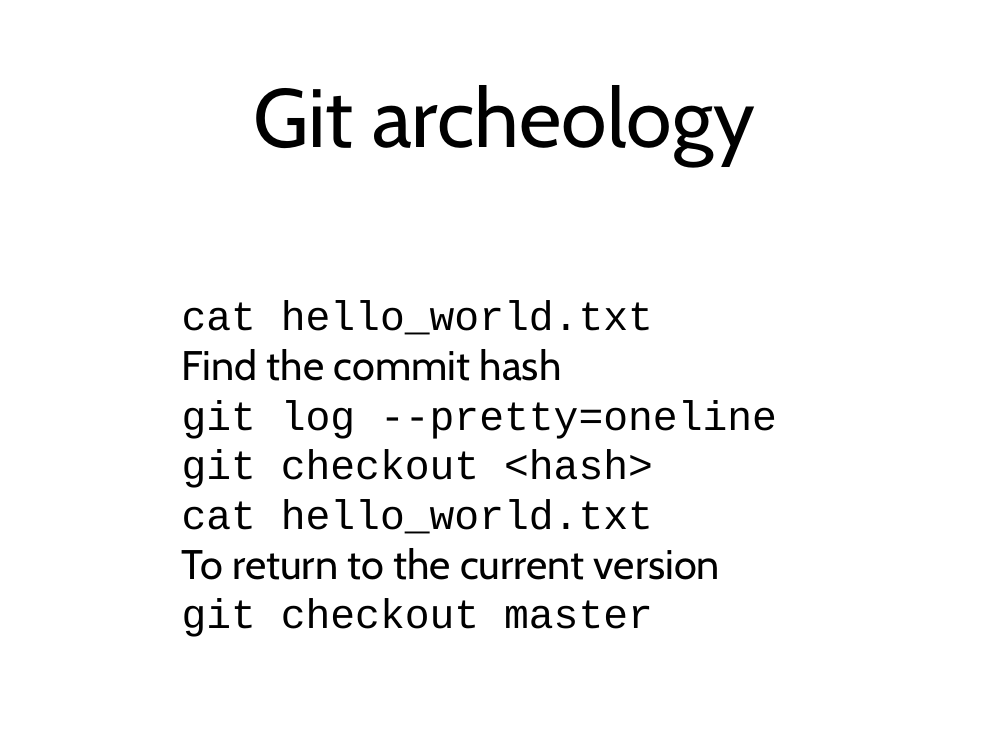
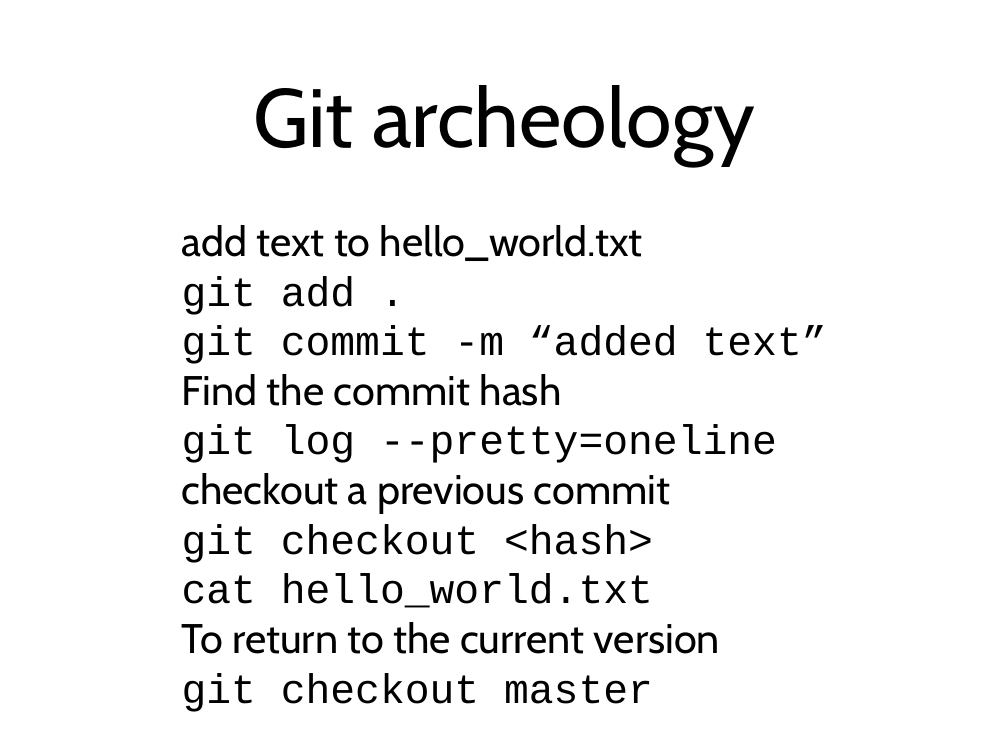
Before and after one commit to kmoir/Git-tutorial, a slide deck: slide 23 of GitParty.odp (slide 21 before the commit). Drawn at 1008x756 pixels with LibreOffice and Linux fonts; fonts in the diff are those of the drawing. Boxes give left, top, right and bottom in pixels: in the first picture for what was removed or moved away, otherwise in the second. Text is boxed around its words. In the diff, an @@ line names an element or a change of style, - is before the commit and + after.

```diff
--- a/GitParty.odp
+++ b/GitParty.odp
@@ text "add text to hello_world.txt": place and size @@
-text "add text to hello_world.txt" at [182, 301, 777, 637]
+text "add text to hello_world.txt" at [182, 225, 827, 712]
@@ text at [182, 225, 827, 364]: text changed @@
-cat hello_world.txt
+add text to hello_world.txt
+git add .
+git commit -m “added text”
@@ text at [182, 473, 670, 514]: paragraph added @@
+checkout a previous commit
```
Also in this commit, not shown: 4 other slides changed, 5 slides added, 3 other files.
